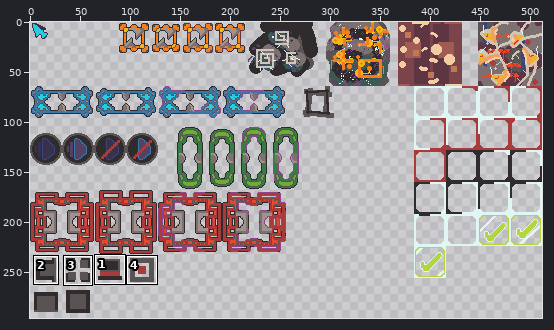
Two versions of one sprite sheet, public/sprite.png. The picture above shows the old version from afar; the outline marks the close-up.
Close-up. Earlier state:
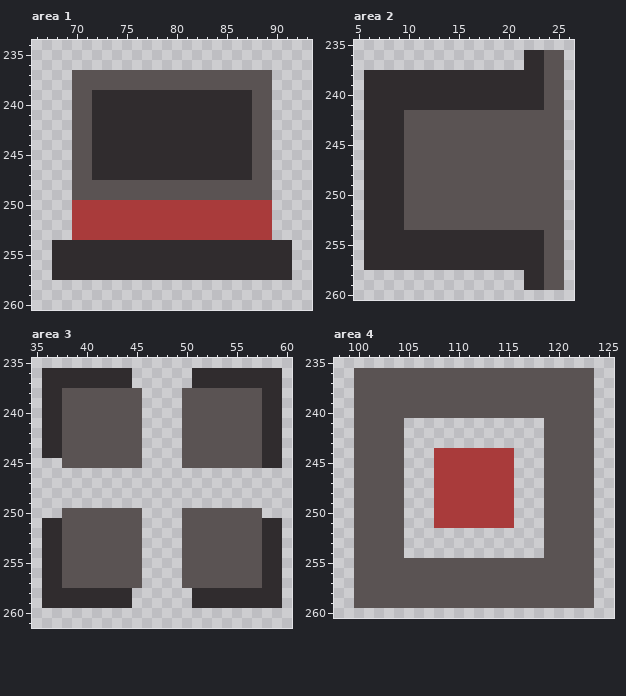
The file is 512x512 pixels. Shown: area 1: x 66..93, y 234..260; area 2: x 5..26, y 235..260; area 3: x 35..60, y 235..261; area 4: x 98..125, y 235..260. The wide view leaves out empty margins. The commit also changed other parts of the picture, which this record leaves out.
The same view after the edit:
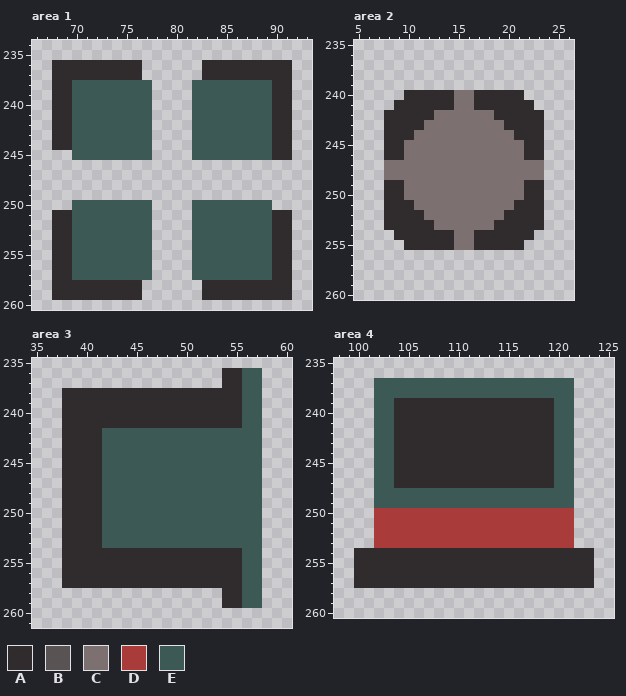
Palette (. is transparent): A #302c2e  B #5a5353  C #7d7071  D #a93b3b  E #3c5956
Difference:
Area 1:
y 236: x 68..76 ......... -> AAAAAAAAA; x 83..91 ......... -> AAAAAAAAA
y 237: x 68..91 ..BBBBBBBBBBBBBBBBBBBB.. -> AAAAAAAAA......AAAAAAAAA
y 238: x 68..91 ..BBBBBBBBBBBBBBBBBBBB.. -> AAEEEEEEEE....EEEEEEEEAA
y 239..244: x 68..91 ..BBAAAAAAAAAAAAAAAABB.. -> AAEEEEEEEE....EEEEEEEEAA
y 245: x 70..91 BBAAAAAAAAAAAAAAAABB.. -> EEEEEEEE....EEEEEEEEAA
y 246..247: x 70..89 BBAAAAAAAAAAAAAAAABB -> ....................
y 248..249: x 70..89 BBBBBBBBBBBBBBBBBBBB -> ....................
y 250: x 70..89 DDDDDDDDDDDDDDDDDDDD -> EEEEEEEE....EEEEEEEE
y 251..253: x 68..91 ..DDDDDDDDDDDDDDDDDDDD.. -> AAEEEEEEEE....EEEEEEEEAA
y 254..257: x 70..89 AAAAAAAAAAAAAAAAAAAA -> EEEEEEEE....EEEEEEEE
y 258..259: x 68..76 ......... -> AAAAAAAAA; x 83..91 ......... -> AAAAAAAAA
Area 2:
y 236..237: x 22..25 AABB -> ....
y 238..239: x 6..25 AAAAAAAAAAAAAAAAAABB -> ....................
y 240: x 6..9 AAAA -> ....; x 15..16 AA -> CC; x 22..25 AABB -> ....
y 241: x 6..8 AAA -> ...; x 15..16 AA -> CC; x 23..25 ABB -> ...
y 242: x 6..7 AA -> ..; x 10..25 BBBBBBBBBBBBBBBB -> AAACCCCCCAAAAA..
y 243: x 6..7 AA -> ..; x 10..25 BBBBBBBBBBBBBBBB -> AACCCCCCCCAAAA..
y 244: x 6..7 AA -> ..; x 10..25 BBBBBBBBBBBBBBBB -> ACCCCCCCCCCAAA..
y 245..246: x 6..7 AA -> ..; x 10..25 BBBBBBBBBBBBBBBB -> CCCCCCCCCCCCAA..
y 247..248: x 6..25 AAAABBBBBBBBBBBBBBBB -> ..CCCCCCCCCCCCCCCC..
y 249..250: x 6..7 AA -> ..; x 10..25 BBBBBBBBBBBBBBBB -> CCCCCCCCCCCCAA..
y 251: x 6..7 AA -> ..; x 10..25 BBBBBBBBBBBBBBBB -> ACCCCCCCCCCAAA..
y 252: x 6..7 AA -> ..; x 10..25 BBBBBBBBBBBBBBBB -> AACCCCCCCCAAAA..
y 253: x 6..7 AA -> ..; x 10..25 BBBBBBBBBBBBBBBB -> AAACCCCCCAAAAA..
y 254: x 6..8 AAA -> ...; x 15..16 AA -> CC; x 23..25 ABB -> ...
y 255: x 6..9 AAAA -> ....; x 15..16 AA -> CC; x 22..25 AABB -> ....
y 256..257: x 6..25 AAAAAAAAAAAAAAAAAABB -> ....................
y 258..259: x 22..25 AABB -> ....
Area 3:
y 236..237: x 36..44 AAAAAAAAA -> .........; x 51..53 AAA -> ...; x 56..59 AAAA -> EE..
y 238..241: x 36..59 AABBBBBBBB....BBBBBBBBAA -> ..AAAAAAAAAAAAAAAAAAEE..
y 242..244: x 36..59 AABBBBBBBB....BBBBBBBBAA -> ..AAAAEEEEEEEEEEEEEEEE..
y 245: x 38..59 BBBBBBBB....BBBBBBBBAA -> AAAAEEEEEEEEEEEEEEEE..
y 246..249: x 38..57 .................... -> AAAAEEEEEEEEEEEEEEEE
y 250: x 38..57 BBBBBBBB....BBBBBBBB -> AAAAEEEEEEEEEEEEEEEE
y 251..253: x 36..59 AABBBBBBBB....BBBBBBBBAA -> ..AAAAEEEEEEEEEEEEEEEE..
y 254..257: x 36..59 AABBBBBBBB....BBBBBBBBAA -> ..AAAAAAAAAAAAAAAAAAEE..
y 258..259: x 36..44 AAAAAAAAA -> .........; x 51..53 AAA -> ...; x 56..59 AAAA -> EE..
Area 4:
y 236: x 100..123 BBBBBBBBBBBBBBBBBBBBBBBB -> ........................
y 237..238: x 100..123 BBBBBBBBBBBBBBBBBBBBBBBB -> ..EEEEEEEEEEEEEEEEEEEE..
y 239..240: x 100..123 BBBBBBBBBBBBBBBBBBBBBBBB -> ..EEAAAAAAAAAAAAAAAAEE..
y 241..243: x 100..123 BBBBB..............BBBBB -> ..EEAAAAAAAAAAAAAAAAEE..
y 244..247: x 100..123 BBBBB...DDDDDDDD...BBBBB -> ..EEAAAAAAAAAAAAAAAAEE..
y 248..249: x 100..123 BBBBB...DDDDDDDD...BBBBB -> ..EEEEEEEEEEEEEEEEEEEE..
y 250..251: x 100..107 BBBBB... -> ..DDDDDD; x 116..123 ...BBBBB -> DDDDDD..
y 252..253: x 100..123 BBBBB..............BBBBB -> ..DDDDDDDDDDDDDDDDDDDD..
y 254: x 100..123 BBBBB..............BBBBB -> AAAAAAAAAAAAAAAAAAAAAAAA
y 255..257: x 100..123 BBBBBBBBBBBBBBBBBBBBBBBB -> AAAAAAAAAAAAAAAAAAAAAAAA
y 258..259: x 100..123 BBBBBBBBBBBBBBBBBBBBBBBB -> ........................
Pixel boxes of the changes (left, top, right, bottom) in both close-ups:
changed: (52, 60, 292, 300)
changed: (364, 50, 564, 290)
changed: (42, 368, 282, 608)
changed: (354, 368, 594, 608)
